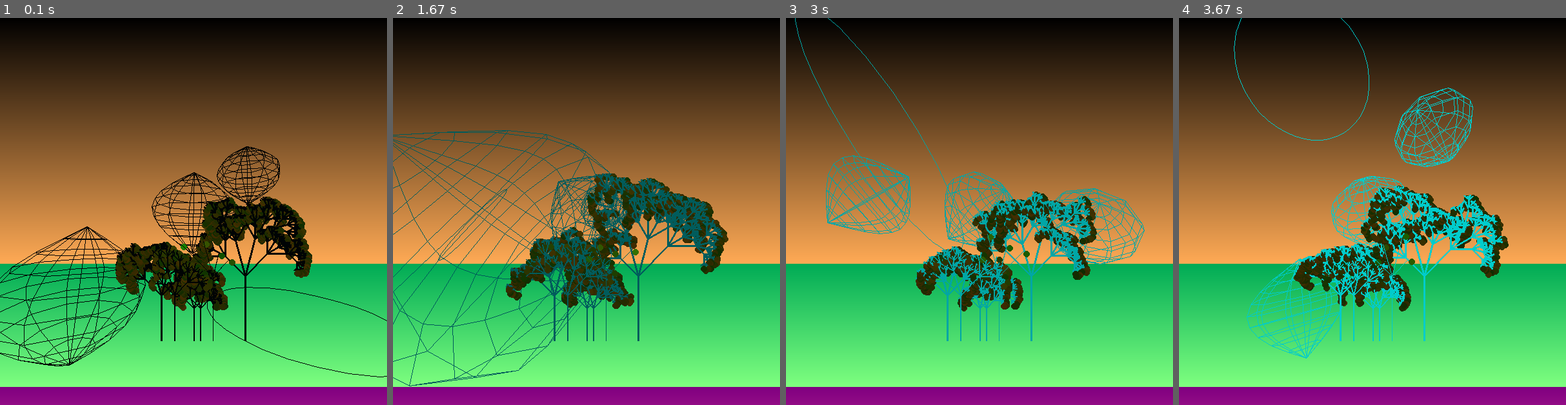
Above: before the commit, frames 1-4 (left to right).
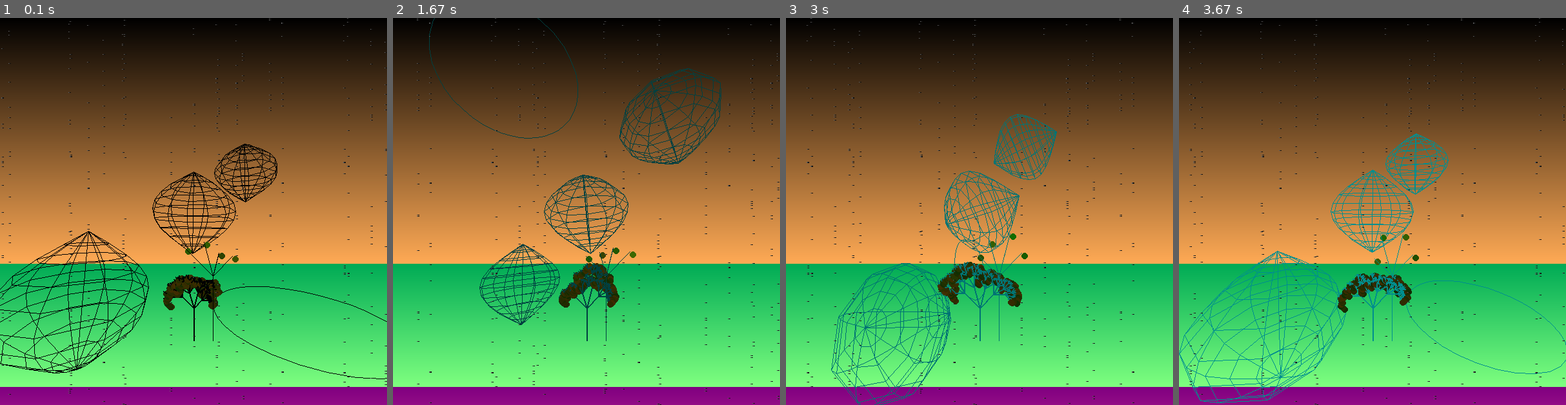
Above: after the commit, the same moments.

Repository: gunny26/pygame
Game: pygame game, started from rotating_sphere_2.py
Same seed, same stepped clock (60 frames per second), same inputs: the game is played once before the commit and once after it. The source is Python 2; it was converted automatically to run under Python 3.
Inputs:
- Up to frame 1 (0.1 s): no input
- Up to frame 2 (1.67 s): no input
- Up to frame 3 (3 s): no input
- Up to frame 4 (3.67 s): no input

The runs differ from the first frame. In frame 1, 11% of the frame differs, in the area x 0-100%, y 0-100%; in frame 2, 13%; in frame 3, 11%; in frame 4, 13%.
Error before the commit: NameError: name 'p3d' is not defined (rotating_sphere_2.py line 320)
Error after the commit: NameError: name 'p3d' is not defined (rotating_sphere_2.py line 358)

Commit message:
added starfield

Diff:
--- a/rotating_sphere_2.py
+++ b/rotating_sphere_2.py
@@ -1,6 +1,7 @@
 #!/usr/bin/python
 
 import pygame
+from pygame import gfxdraw
 import sys
 import math
 import random
@@ -22,6 +23,46 @@
     while value <= stop:
         yield value
         value += step
+
+def randint_generator(minimum, maximum, amount):
+    for i in xrange(amount):
+        yield minimum + int(random.random() * (maximum - minimum))
+
+
+class Starfield(object):
+    """Tree in 3D"""
+
+    def __init__(self, surface, stars, depth, speed=10 ):
+        self.surface = surface
+        self.color1 = (100, 100, 100)
+        self.color2 = (50, 50, 50)
+        self.color3 = (25, 25, 25)
+        self.color4 = (12, 12, 12)
+        self.deg2rad = math.pi / 180
+        self.stars = stars
+        self.depth = depth
+        self.speed = speed
+        self.generate()
+
+    def generate(self):
+        """ generates starfield, z=0 to z=depth """
+        self.stars = [[x, y, z] for x in randint_generator(0, self.surface.get_width(), 20) for y in randint_generator(0, self.surface.get_height(), 20) for z in randint_generator(0, self.depth, 10)]
+
+    def set_color(self, color):
+        self.color = color
+
+    def rotate(self, dx, dy, dz, offset2d=Vec2d(0,0), offset3d=Vec3d(0, 0, 0)):
+        pass
+
+    def update(self, center):
+        for star in self.stars:
+            pygame.gfxdraw.pixel(self.surface, star[0], star[1], self.color1)
+            pygame.gfxdraw.pixel(self.surface, star[0] + 1, star[1], self.color2)
+            pygame.gfxdraw.pixel(self.surface, star[0] + 2, star[1], self.color3)
+            pygame.gfxdraw.pixel(self.surface, star[0] + 3, star[1], self.color4)
+            star[0] -= self.speed + self.depth
+            if star[0] < 0:
+                star[0] += self.surface.get_width()
 
 
 class Tree(object):
@@ -275,11 +316,8 @@
             Sphere(surface, (100, 0, 0), Vec3d(1.5, 1.5, 1.5), Vec3d(1, 1, 1)),
             Circle(surface, (100, 0, 0), Vec3d(1.5, -1.5, -1.5), Vec3d(1, 1, 1)),
             Tree(surface, (0, 100, 100), Vec2d(300, 500), 5, 50),
-            Tree(surface, (0, 100, 100), Vec2d(250, 500), 6, 70),
-            Tree(surface, (0, 100, 100), Vec2d(380, 500), 6, 100),
-            Tree(surface, (0, 100, 100), Vec2d(310, 500), 5, 50),
-            Tree(surface, (0, 100, 100), Vec2d(270, 500), 4, 70),
             Tree(surface, (0, 100, 100), Vec2d(330, 500), 2, 100),
+            Starfield(surface, 100, 10)
             )
         clock = pygame.time.Clock()
 
